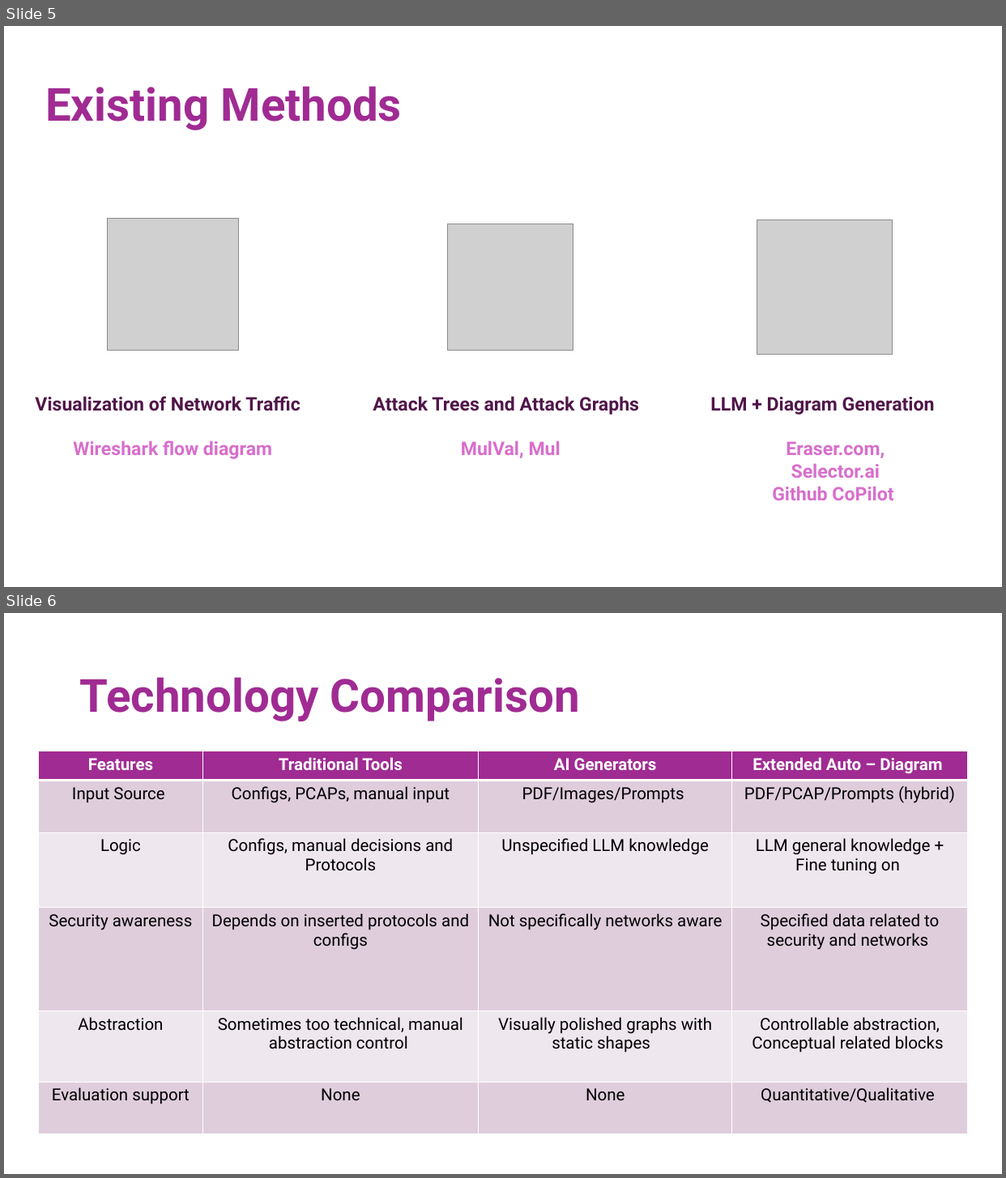
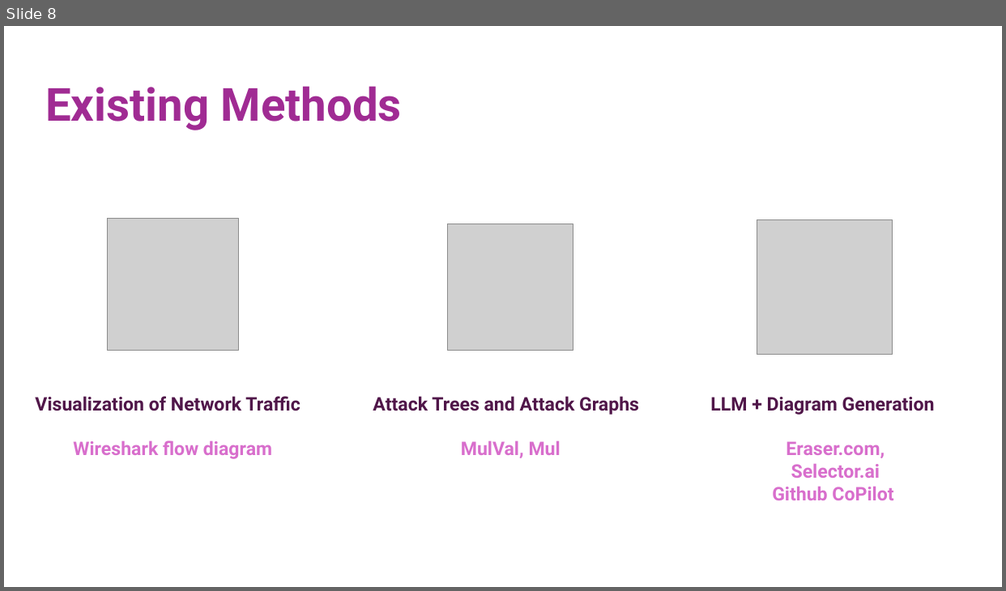
Before and after one commit to gshachar12/auto-diagram, a slide deck: Pcaplot_presentation.pptx. Shown one above the other, each under a label of ours: slides 5 and 6 before the commit, slide 8 after it. The pictures are 1006x1178 and 1006x591 pixels, drawn with LibreOffice and Linux fonts; fonts in the diff are those of the drawing; grey boxes stand for pictures. Boxes give left, top, right and bottom in pixels: in the first picture for what was removed or moved away, otherwise in the second. Text is boxed around its words. In the diff, an @@ line names an element or a change of style, - is before the commit and + after.

```diff
--- a/Pcaplot_presentation.pptx
+++ b/Pcaplot_presentation.pptx
@@ slide 6 removed at bbox=[4, 613, 1002, 1174], background #FFFFFF @@
@@ title removed at bbox=[80, 677, 580, 722] @@
-Technology Comparison
@@ table removed at bbox=[39, 752, 967, 1135], 6 rows, 4 columns @@
-Features | Traditional Tools | AI Generators | Extended Auto – Diagram
-Input Source | Configs, PCAPs, manual input | PDF/Images/Prompts | PDF/PCAP/Prompts (hybrid)
-Logic | Configs, manual decisions and Protocols | Unspecified LLM knowledge | LLM general knowledge + Fine tuning on
-Security awareness | Depends on inserted protocols and configs | Not specifically networks aware | Specified data related to security and networks
-Abstraction | Sometimes too technical, manual abstraction control | Visually polished graphs with static shapes | Controllable abstraction, Conceptual related blocks
-Evaluation support | None | None | Quantitative/Qualitative
@@ what was slide 5 is now slide 8 @@
```
Also in this commit, not shown: 13 slides changed, 12 slides added, 15 other slides removed, 30 other files.
